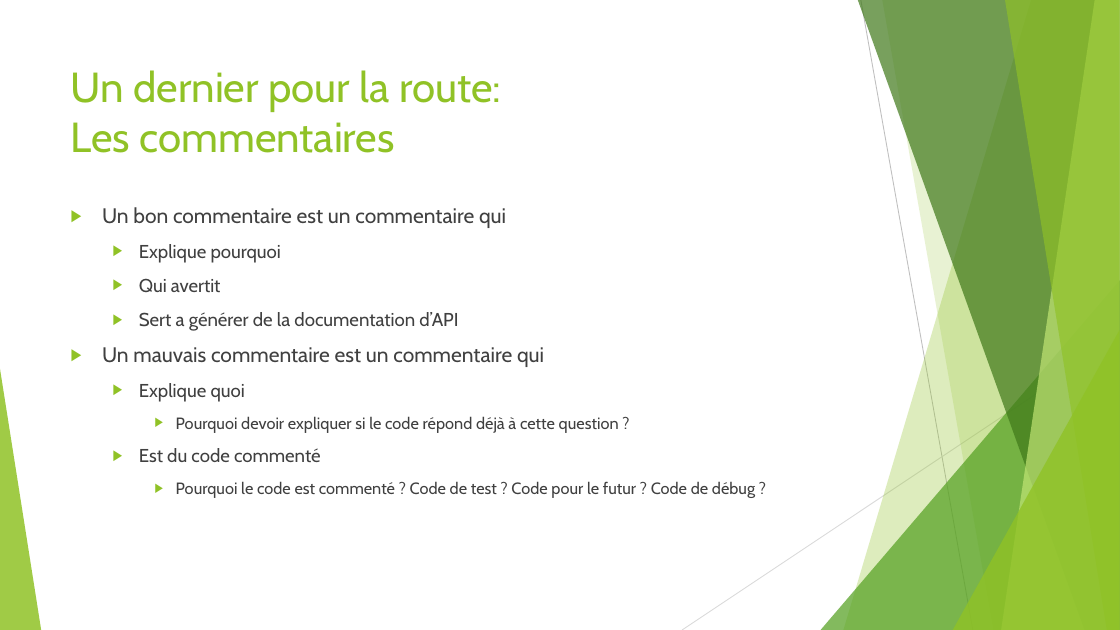
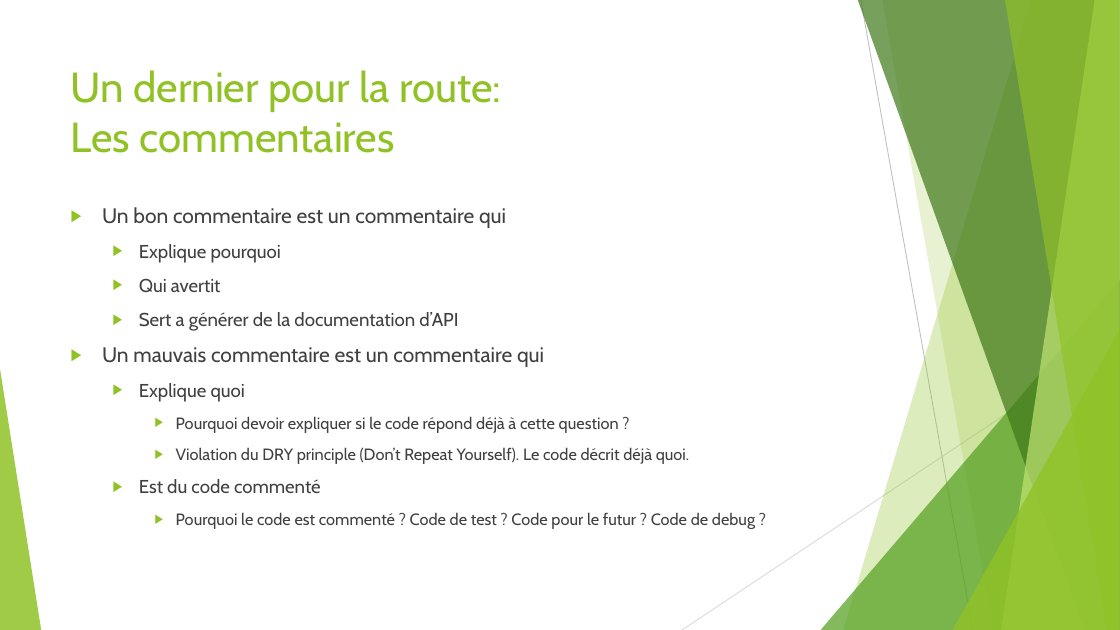
Before and after one commit to worming004/SimpleIsNotEasy, a slide deck: slide 21 of PPT/Easy != Simple.pptx (slide 18 before the commit). Drawn at 1120x630 pixels with LibreOffice and Linux fonts; fonts in the diff are those of the drawing. Boxes give left, top, right and bottom in pixels: in the first picture for what was removed or moved away, otherwise in the second. Text is boxed around its words. In the diff, an @@ line names an element or a change of style, - is before the commit and + after.

```diff
--- a/PPT/Easy != Simple.pptx
+++ b/PPT/Easy != Simple.pptx
@@ text at [176, 447, 689, 464]: paragraph added @@
+    ▶ Violation du DRY principle (Don’t Repeat Yourself). Le code décrit déjà quoi.
@@ text at [176, 512, 755, 529]: text changed @@
-    ▶ Pourquoi le code est commenté ? Code de test ? Code pour le futur ? Code de débug ?
+    ▶ Pourquoi le code est commenté ? Code de test ? Code pour le futur ? Code de debug ?
```
Also in this commit, not shown: 5 other slides changed, 3 slides added, 1 other file.
